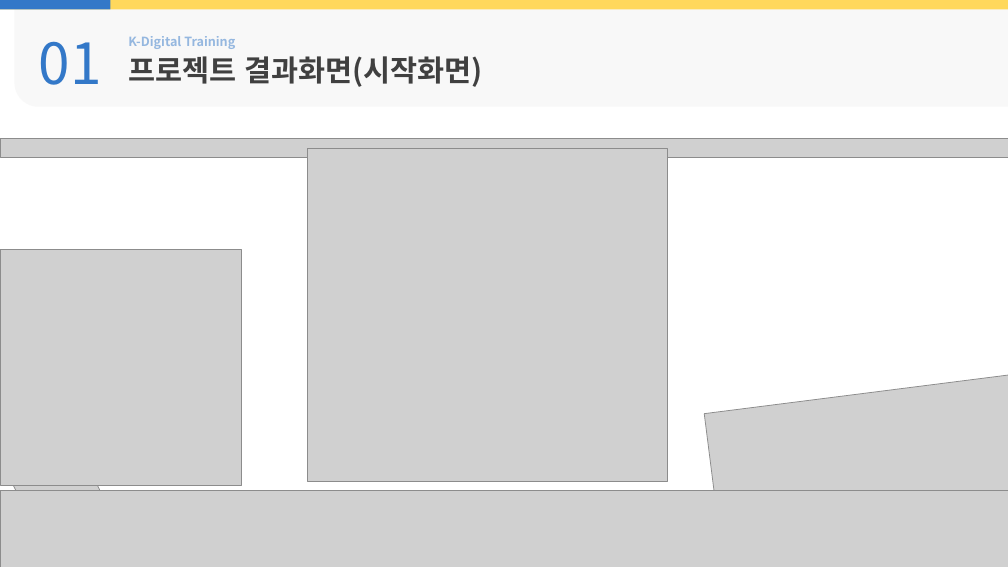
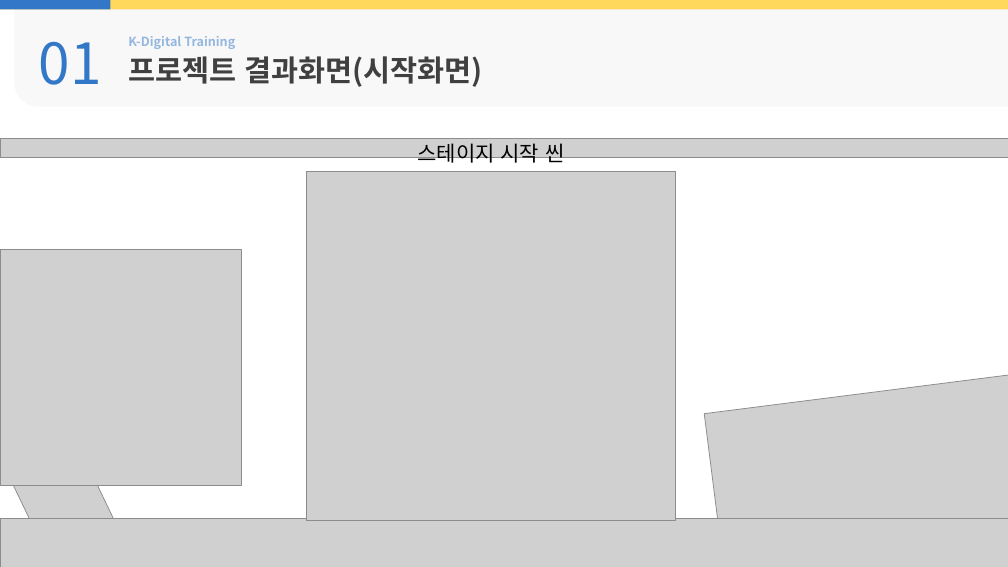
Before and after one commit to rudIsland/KDT_Project_1, a slide deck: slide 7 of 보고서/PPT/결과보고서_6조(벽돌깨기게임).pptx (slide 6 before the commit). Drawn at 1008x567 pixels with LibreOffice and Linux fonts; fonts in the diff are those of the drawing; grey boxes stand for pictures; background and template pictures are left out. Boxes give left, top, right and bottom in pixels: in the first picture for what was removed or moved away, otherwise in the second. Text is boxed around its words. In the diff, an @@ line names an element or a change of style, - is before the commit and + after.

```diff
--- a/보고서/PPT/결과보고서_6조(벽돌깨기게임).pptx
+++ b/보고서/PPT/결과보고서_6조(벽돌깨기게임).pptx
@@ text added at (417, 143, 564, 166), 20 pt, text #000000 @@
+스테이지 시작 씬
@@ picture: place and size @@
-picture at (307, 148, 668, 482)
+picture at (306, 172, 676, 521)
@@ picture: place and size @@
-picture at (0, 491, 1008, 567)
+picture at (0, 519, 1008, 567)
```
Also in this commit, not shown: 8 other slides changed, 2 slides added, 1 other file.
